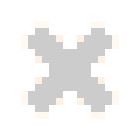
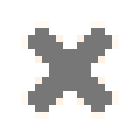
Revision of a layered 140 × 140 image; what changed, layer by layer:
painted on "Background" over bbox(28, 28, 112, 112)
